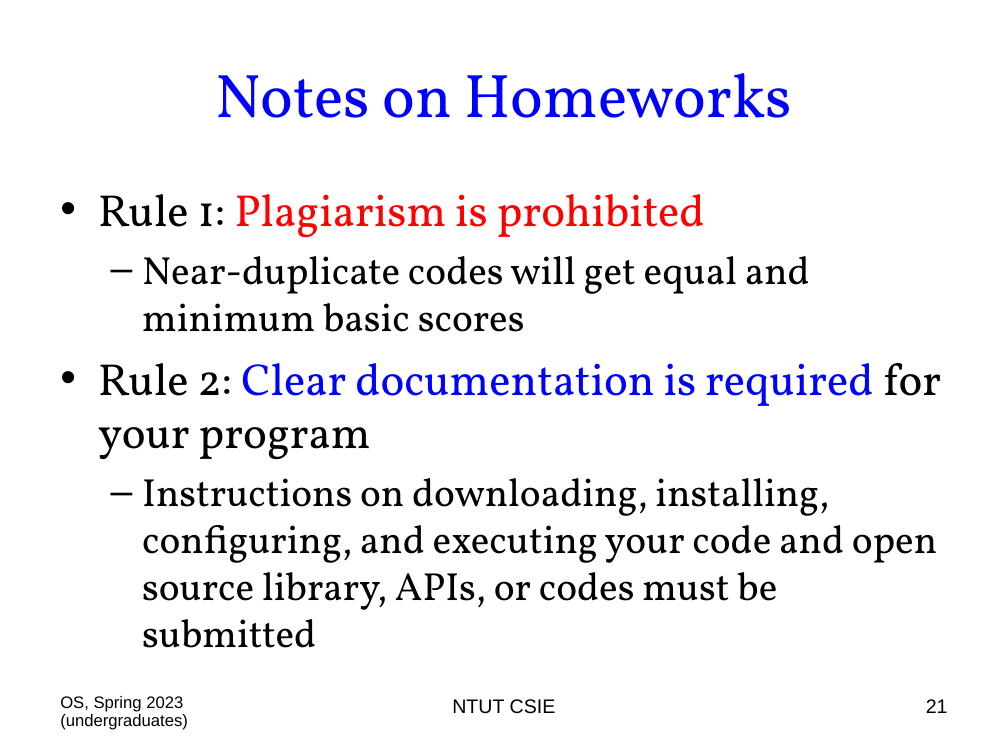
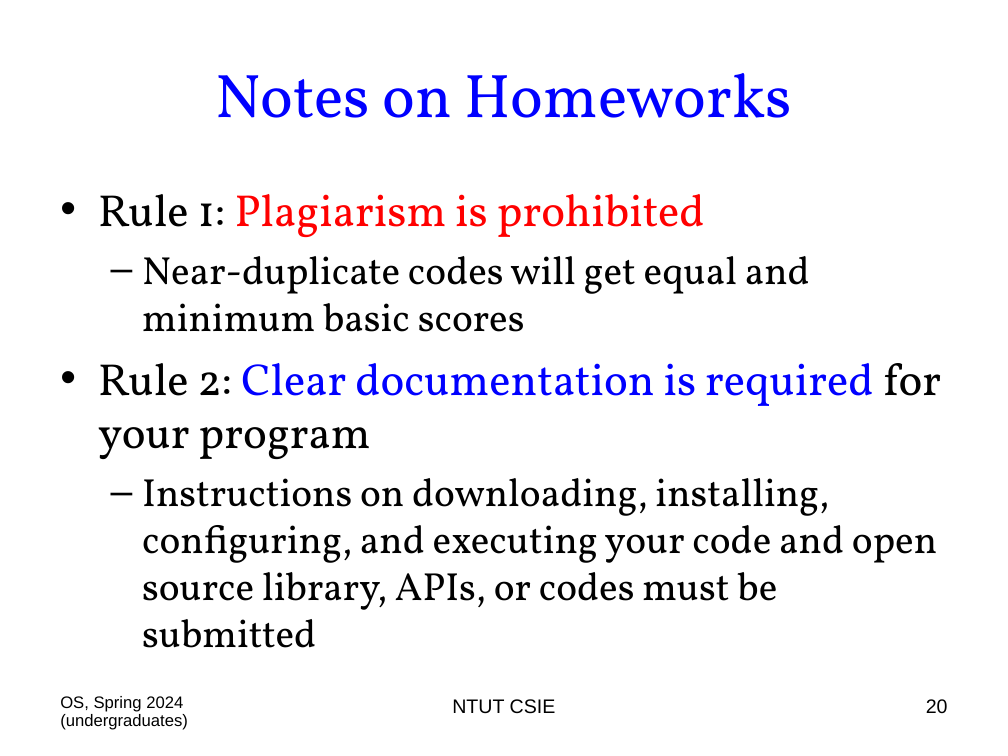
Before and after one commit to chriswjh/chriswjh.github.io, a slide deck: slide 20 of OSu/00-Overview.ppt (slide 21 before the commit). Drawn at 1008x756 pixels with LibreOffice and Linux fonts; fonts in the diff are those of the drawing. Boxes give left, top, right and bottom in pixels: in the first picture for what was removed or moved away, otherwise in the second. Text is boxed around its words. In the diff, an @@ line names an element or a change of style, - is before the commit and + after.

```diff
--- a/OSu/00-Overview.ppt
+++ b/OSu/00-Overview.ppt
@@ text at (60, 696, 188, 730): text changed @@
-OS, Spring 2023 (undergraduates)
+OS, Spring 2024 (undergraduates)
@@ page number at (926, 699, 948, 714): text changed @@
-21
+20
```
Also in this commit, not shown: 23 other slides changed, 1 slide removed.
